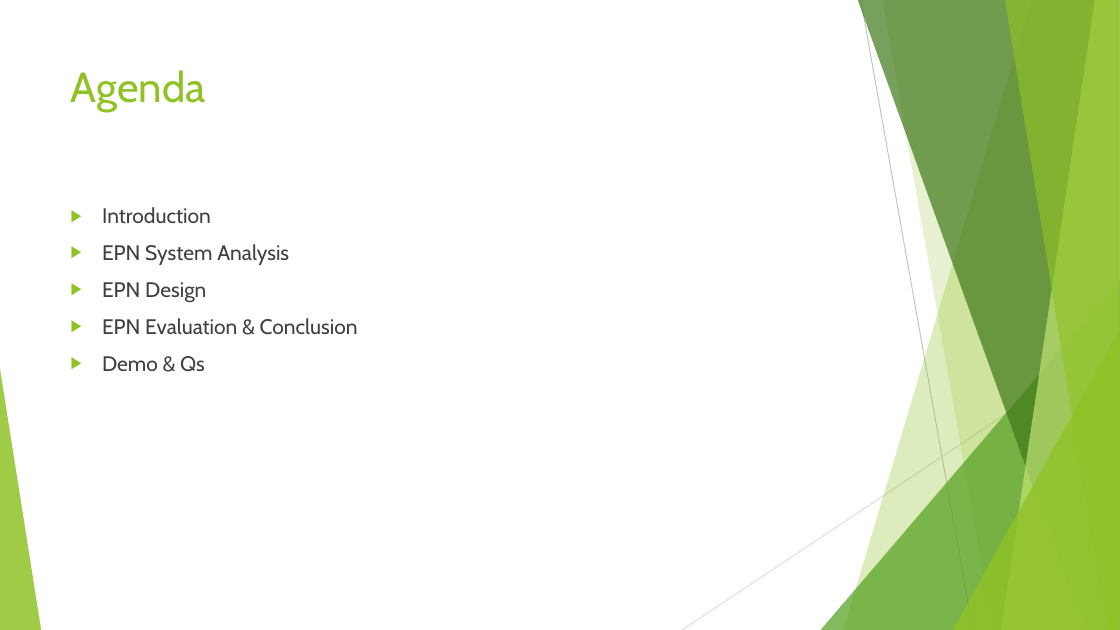
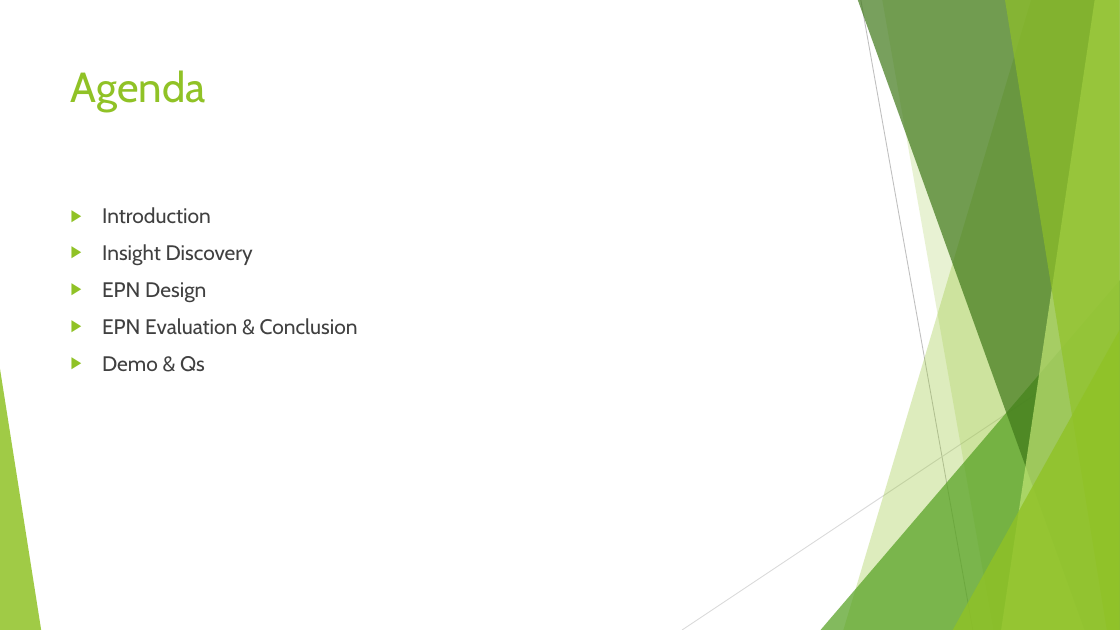
Before and after one commit to arynchoong/MTech-KE-SMID, a slide deck: slide 2 of reports/Traffic Jam Preventer System.pptx. Drawn at 1120x630 pixels with LibreOffice and Linux fonts; fonts in the diff are those of the drawing. Boxes give left, top, right and bottom in pixels: in the first picture for what was removed or moved away, otherwise in the second. Text is boxed around its words. In the diff, an @@ line names an element or a change of style, - is before the commit and + after.

```diff
--- a/reports/Traffic Jam Preventer System.pptx
+++ b/reports/Traffic Jam Preventer System.pptx
@@ text at box(102, 244, 253, 266): text changed @@
-▶ EPN System Analysis
+▶ Insight Discovery
```
Also in this commit, not shown: 1 other slide changed, 3 slides added.
